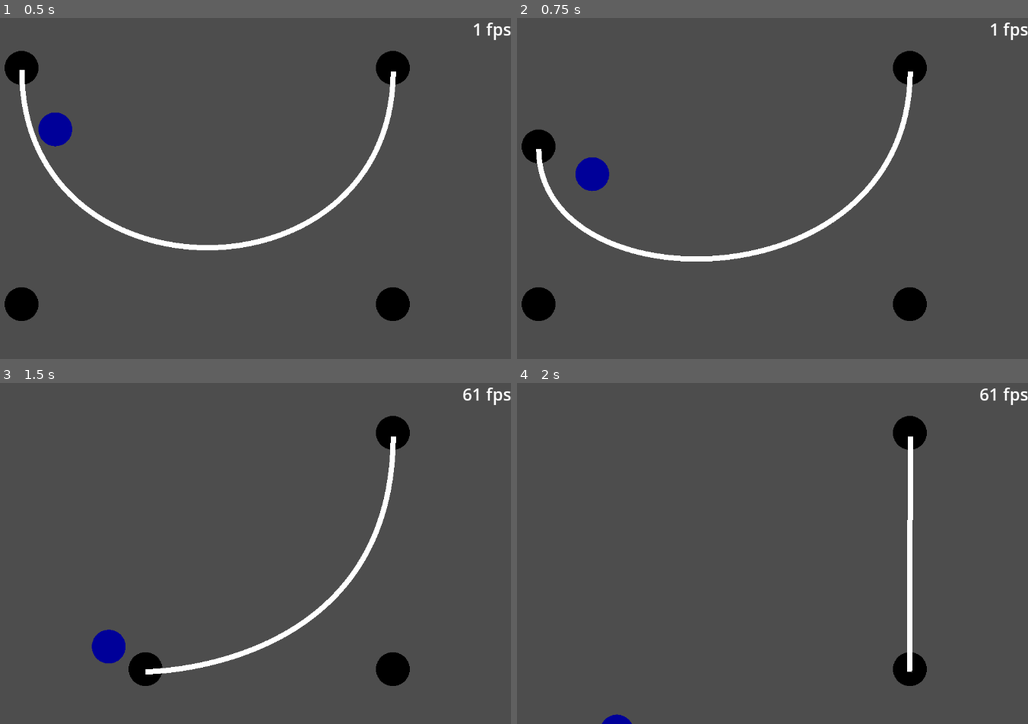
Above: before the commit, frames 1-4 (two rows, left to right).
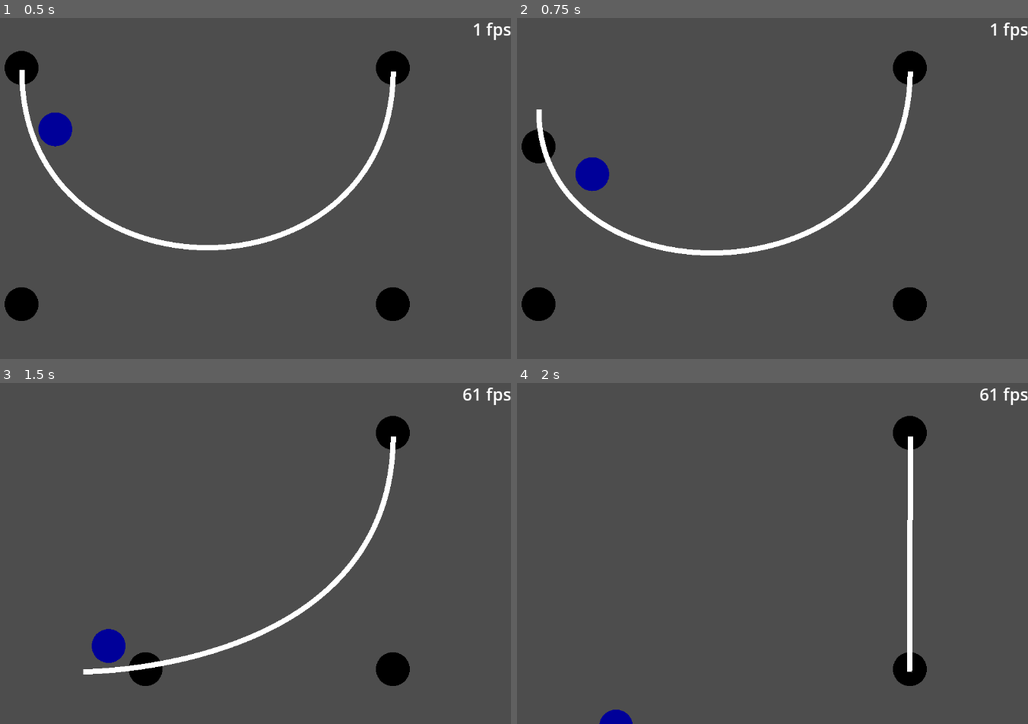
Above: after the commit, the same moments.

Repository: alideno/Godot-Cubic-Bezier-Curve-Generator
Game: Godot game, scene res://testing_ground.tscn
The game is run twice, just before and just after one commit, with the same random seed, the same clock (stepped at 60 frames per second) and the same inputs. The engine's default icon, where the game draws it, is replaced by a stand-in: a white triangle on a blue panel in a dark square.
Inputs (mouse positions are in pixels of both pictures, inside the frame that each line leads up to):
- Up to frame 1 (0.5 s): no input
- Up to frame 2 (0.75 s): drag from (537, 69) to (537, 304) at 0.52 s
- Up to frame 3 (1.5 s): drag from (20, 669) to (393, 669) at 1.27 s
- Up to frame 4 (2 s): no input

Frame 1 is identical in both runs. In frame 2, 2.1% of the frame differs, in the area x 3-78%, y 21-72%; in frame 3, 2.2%, in the area x 16-78%, y 17-86%; in frame 4, 0.1%.

Commit message:
Checks and updates the curve every 5th frame

Diff:
--- a/scripts/cubic_bezier_curve.gd
+++ b/scripts/cubic_bezier_curve.gd
@@ -28,12 +28,13 @@
 
 func _process(_delta: float) -> void:
 
-	for i in range(4):
-		if control_points[i].global_position != points[i]:
-			clear_all()
-			points = [control_point1.global_position,control_point2.global_position,control_point3.global_position,control_point4.global_position]
-			interpolate(step_size)
-			return
+	if Engine.get_process_frames() % 5 == 0:
+		for i in range(4):
+			if control_points[i].global_position != points[i]:
+				clear_all()
+				points = [control_point1.global_position,control_point2.global_position,control_point3.global_position,control_point4.global_position]
+				interpolate(step_size)
+				return
 
 ## Given the step size creates a cruve with 1/step points
 func interpolate(step: float) -> void:
@@ -103,9 +104,9 @@
 		vertices.push_back(xform * Vector2(s.x, s.y))
 
 
-
 		u = u + step
 		last_coord = new_coord
+
 
 	create_mesh(vertices)
 
@@ -117,6 +118,8 @@
 		var full_hull : PackedVector2Array = top_points
 		full_hull.append_array(bottom_points)
 		collision_shape.polygon = full_hull
+
+	print("Vertex count: " + str(vertices.size()))
 
 
 
